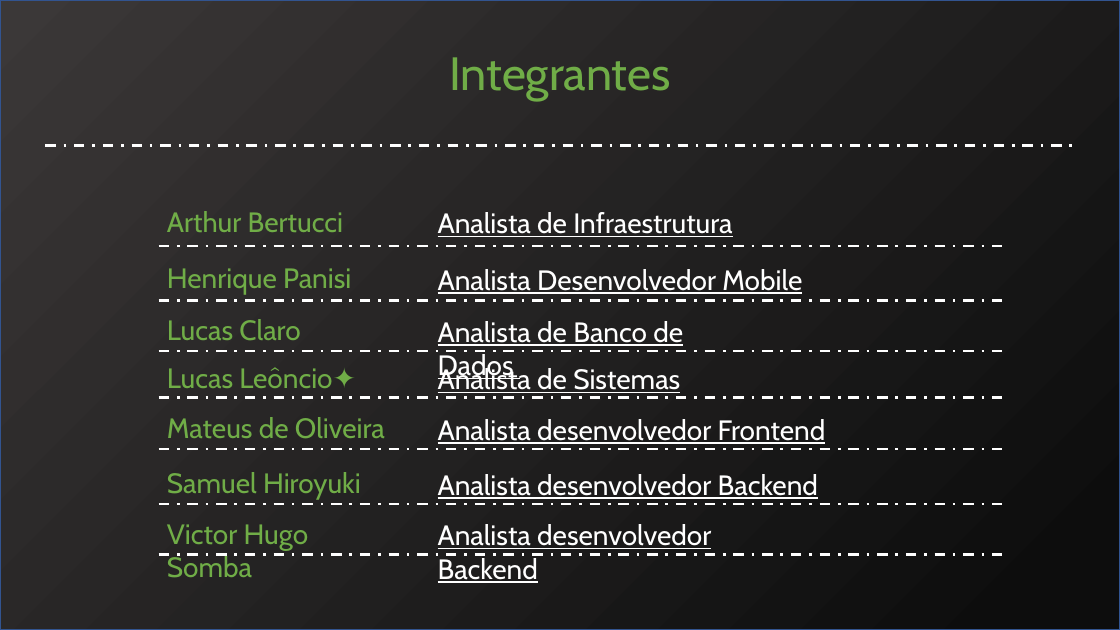
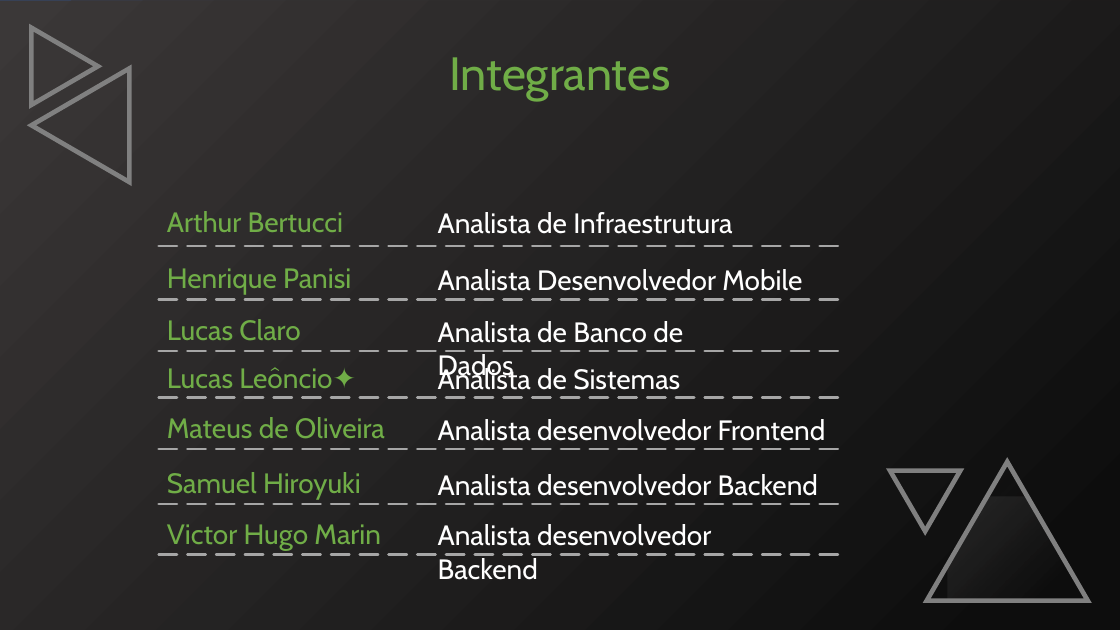
Before and after one commit to SamuelHiroyuki/Scrolls, a slide deck: slide 2 of Apresentação.pptx. Drawn at 1120x630 pixels with LibreOffice and Linux fonts; fonts in the diff are those of the drawing; grey boxes stand for pictures. Boxes give left, top, right and bottom in pixels: in the first picture for what was removed or moved away, otherwise in the second. Text is boxed around its words. In the diff, an @@ line names an element or a change of style, - is before the commit and + after.

```diff
--- a/Apresentação.pptx
+++ b/Apresentação.pptx
@@ rectangle added at (0, 1, 1120, 630), fill gradient #3B3838 to #0D0D0D, outline #325491 1 pt @@
@@ freeform shape added at (0, 0, 1120, 630), fill gradient #3B3838 to #0D0D0D @@
@@ triangle added at (32, 27, 98, 105), outline #808080 4 pt @@
@@ triangle added at (31, 69, 129, 182), outline #808080 4 pt @@
@@ line removed from (45, 145) to (1075, 145) @@
@@ line moved from (159, 246) - (1005, 246) to (159, 246) - (847, 246) @@
@@ line (159, 246) - (847, 246): stroke #FFFFFF 2.25 pt dashed to #A6A6A6 2.25 pt dashed @@
@@ line moved from (159, 301) - (1005, 301) to (159, 299) - (847, 299) @@
@@ line (159, 299) - (847, 299): stroke #FFFFFF 2.25 pt dashed to #A6A6A6 2.25 pt dashed @@
@@ line moved from (159, 351) - (1005, 351) to (159, 351) - (847, 351) @@
@@ line (159, 351) - (847, 351): stroke #FFFFFF 2.25 pt dashed to #A6A6A6 2.25 pt dashed @@
@@ line moved from (159, 397) - (1005, 397) to (159, 397) - (847, 397) @@
@@ line (159, 397) - (847, 397): stroke #FFFFFF 2.25 pt dashed to #A6A6A6 2.25 pt dashed @@
@@ line moved from (159, 450) - (1005, 450) to (159, 450) - (847, 450) @@
@@ line (159, 450) - (847, 450): stroke #FFFFFF 2.25 pt dashed to #A6A6A6 2.25 pt dashed @@
@@ underline off in 7 elements at (438, 212, 732, 234), (438, 269, 802, 291), (438, 321, 683, 382), (438, 365, 680, 390), (438, 419, 826, 441), (438, 524, 711, 580), (438, 474, 818, 496) @@
@@ triangle added at (891, 471, 961, 531), outline #808080 4 pt @@
@@ triangle added at (927, 462, 1088, 601), outline #808080 4 pt @@
@@ line moved from (159, 504) - (1005, 504) to (159, 504) - (847, 504) @@
@@ line (159, 504) - (847, 504): stroke #FFFFFF 2.25 pt dashed to #A6A6A6 2.25 pt dashed @@
@@ picture added at (947, 497, 1067, 617) @@
@@ text at (167, 524, 381, 550): text changed @@
-Victor Hugo Somba
+Victor Hugo Marin
@@ line moved from (159, 555) - (1005, 555) to (159, 555) - (847, 555) @@
@@ line (159, 555) - (847, 555): stroke #FFFFFF 2.25 pt dashed to #A6A6A6 2.25 pt dashed @@
```
Also in this commit, not shown: 18 slides added.
